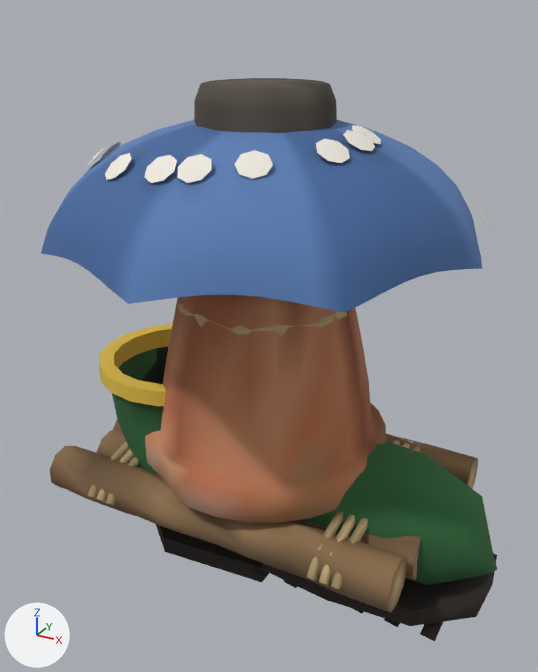
Two versions of the glTF model art/baked/aventyr2/props.glb, one commit apart.
Before and after are seen from a 50 mm lens placed at (2.77, -4.98, 3.62), pointed at (0.09, -0.1, 1.18). Lighting does not change. The marker at lower left points along +X, +Y and +Z. The first picture is the older version.

The first picture shows 'bryggstolpe', 'flotte', 'kruka', 'paraply', 'stovel'.
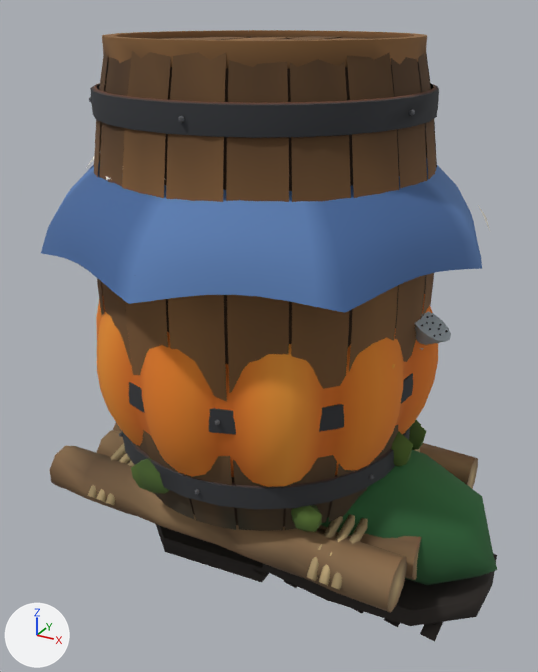
Edits to the bpy script that builds the scene:
```text
Add me_tunna:
    me_tunna.from_pydata(...)  # 1940 vertices, 2864 faces; spans x -1.33..1.37, y -1.33..1.35, z -0.04..3.45
    me_tunna.materials.append(mat_kit_leaf)
Add me_pumpa:
    me_pumpa.from_pydata(...)  # 1541 vertices, 3018 faces; spans x -1.41..1.41, y -1.41..1.38, z -0.21..2.75
    me_pumpa.materials.append(mat_kit_leaf)
Add me_kanna:
    me_kanna.from_pydata(...)  # 594 vertices, 1116 faces; spans x -0.62..1.53, y -0.62..1.02, z 0.0..1.59
    me_kanna.materials.append(mat_kit_leaf)
Add ob_tunna:
    ob_tunna = bpy.data.objects.new('tunna', me_tunna)
    ob_tunna.location = (0.0, 0.0, 0.0)
Add ob_pumpa:
    ob_pumpa = bpy.data.objects.new('pumpa', me_pumpa)
    ob_pumpa.location = (0.0, 0.0, 0.0)
Add ob_kanna:
    ob_kanna = bpy.data.objects.new('kanna', me_kanna)
    ob_kanna.location = (0.0, 0.0, 0.0)
```

Changed parts and their boxes (x1, y1, x2, y2) in the pictures (538 x 672 px):
'tunna', added (brown)
    after: (89, 30, 439, 532)
'pumpa', added (brown)
    after: (96, 294, 438, 487)
'kanna', added
    after: (415, 311, 451, 350)
'kruka', unchanged, covered by the edit
    before: (145, 295, 386, 523)
'bryggstolpe', unchanged, covered by the edit
    before: (178, 78, 350, 337)
